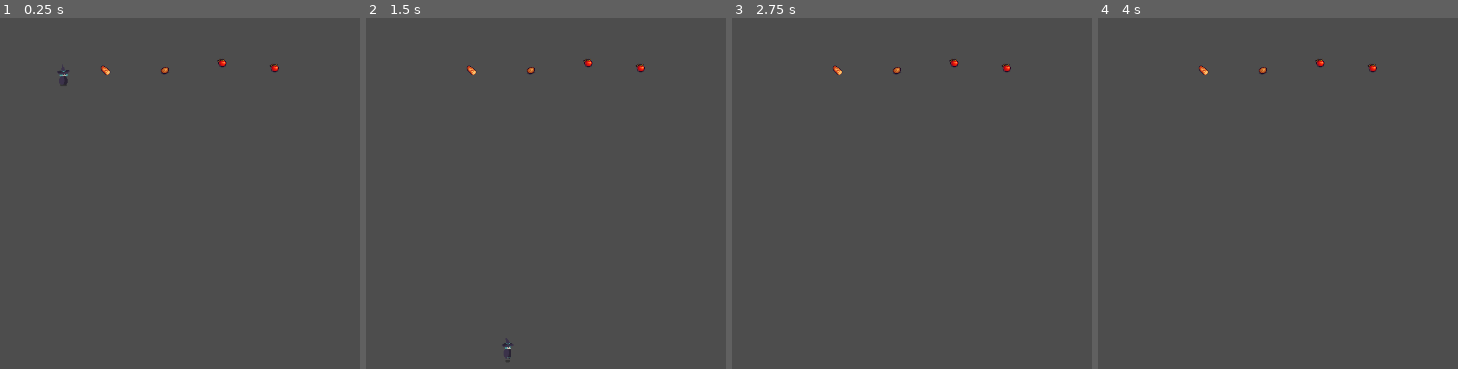
Above: before the commit, frames 1-4 (left to right).
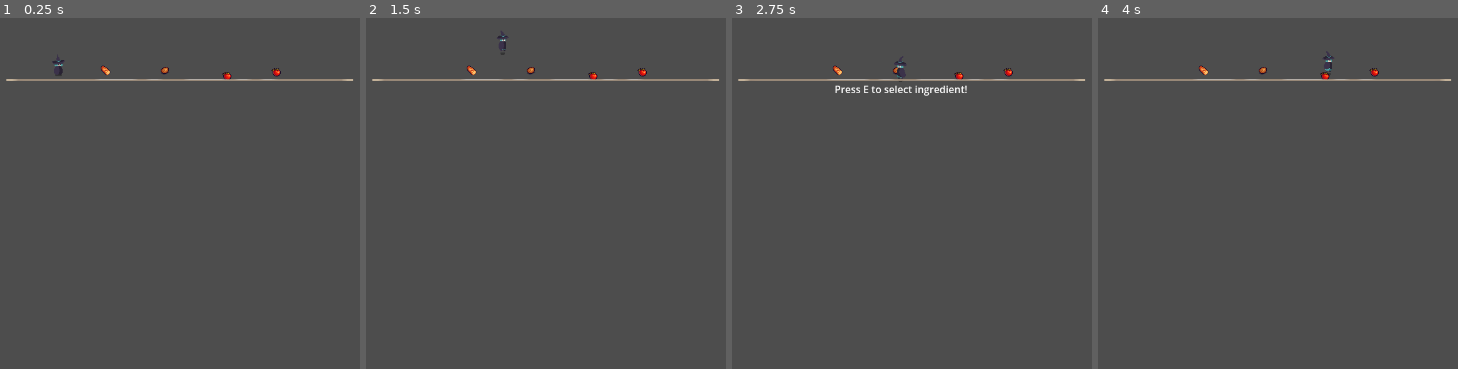
Above: after the commit, the same moments.

Repository: jerichom08/csci499-capstone
Game: Godot game, scene res://scenes/puzzles/puzzle_2/puzzle_2.tscn
Two runs of this game, one before a commit and one after it. Both use one fixed random seed, a clock stepped at 60 frames per second and the inputs below.
Inputs:
- Up to frame 1 (0.25 s): no input
- Up to frame 2 (1.5 s): tap Enter (ui_accept) at 0.5, 1.25 s; hold Right (move_right) from 0.53 s (still down); tap E (interact, bound only after the commit) at 0.6 s; tap Up (jump) at 0.77 s; tap Z (attack) at 1.35 s
- Up to frame 3 (2.75 s): tap Up (jump) at 1.52 s; tap E (interact, bound only after the commit) at 1.55, 2.1 s; tap Enter (ui_accept) at 2 s; release Right (move_right) at 2.03 s; hold Left (move_left) from 2.03 s (still down)
- Up to frame 4 (4 s): tap E (interact, bound only after the commit) at 2.75, 2.85, 3.8 s; release Left (move_left) at 2.78 s; hold Right (move_right) from 2.78 s (still down); tap Up (jump) at 3.02, 3.77 s; tap Enter (ui_accept) at 3.5 s; tap Z (attack) at 3.6 s

The runs differ from the first frame. In frame 1, 0.9% of the frame differs, in the area x 1-99%, y 10-20%; in frame 2, 0.9%; in frame 3, 1.2%, in the area x 1-99%, y 10-23%; in frame 4, 0.8%.

Commit message:
puzzle 2 and interaction working

Diff:
--- a/project.godot
+++ b/project.godot
@@ -46,6 +46,11 @@
 "events": [Object(InputEventKey,"resource_local_to_scene":false,"resource_name":"","device":-1,"window_id":0,"alt_press …(192 unchanged characters)…
 ]
 }
+interact={
+"deadzone": 0.2,
+"events": [Object(InputEventKey,"resource_local_to_scene":false,"resource_name":"","device":0,"window_id":0,"alt_pressed":false,"shift_pressed":false,"ctrl_pressed":false,"meta_pressed":false,"pressed":false,"keycode":0,"physical_keycode":69,"key_label":0,"unicode":0,"location":0,"echo":false,"script":null)
+]
+}
 
 [physics]
 
--- a/scenes/puzzles/puzzle_2/ingredient_station.gd
+++ b/scenes/puzzles/puzzle_2/ingredient_station.gd
@@ -9,14 +9,14 @@
 var player_in_range : bool = false
 
 @onready var interaction_label = $InteractionLabel
-@onready var audio_player = $AudioStreamPlayer2D
+@onready var audio_player = $AudioStreamPlayer2D2
 
 func _ready() -> void:
 	body_entered.connect(_on_body_entered)
 	body_exited.connect(_on_body_exited)
 
 	if interaction_label:
-		interaction_label.visable = false
+		interaction_label.visible = false
 
 func _process(delta: float) -> void:
 	if player_in_range and Input.is_action_just_pressed(interact_action):
@@ -34,12 +34,12 @@
 	if body.name == "Player":
 		player_in_range = true;
 
-	if interaction_label:
-		interaction_label.visable = true
+		if interaction_label:
+			interaction_label.visible = true
 
 func _on_body_exited(body: Node) -> void:
 	if body.name == "Player":
 		player_in_range = false
 
 		if interaction_label:
-			interaction_label.visable = false
+			interaction_label.visible = false
--- a/scenes/puzzles/puzzle_2/ingredient_station.tscn
+++ b/scenes/puzzles/puzzle_2/ingredient_station.tscn
@@ -13,7 +13,7 @@
 scale = Vector2(2.9375, 3.5)
 
 [node name="CollisionShape2D" type="CollisionShape2D" parent="." unique_id=1826862868]
-position = Vector2(58.875, 40.5625)
+position = Vector2(62, 41)
 shape = SubResource("RectangleShape2D_gclkt")
 
 [node name="Label" type="Label" parent="." unique_id=1462421146]
@@ -23,4 +23,4 @@
 offset_bottom = -17.0
 
 [node name="AudioStreamPlayer2D" type="AudioStreamPlayer2D" parent="." unique_id=583710811]
-position = Vector2(118, 70)
+position = Vector2(62, 41)
--- a/scenes/puzzles/puzzle_2/puzzle_2.tscn
+++ b/scenes/puzzles/puzzle_2/puzzle_2.tscn
@@ -3,24 +3,29 @@
 [ext_resource type="Script" uid="uid://8sbnk07crufp" path="res://scenes/puzzles/puzzle_2/puzzle_2.gd" id="1_6fjad"]
 [ext_resource type="PackedScene" uid="uid://bxxay0en10aln" path="res://scenes/puzzles/puzzle_2/ingredient_station.tscn" id="2_lufmg"]
 [ext_resource type="Texture2D" uid="uid://c7ys41jtq1dub" path="res://assets/images/food/Bread.png" id="3_v37ne"]
+[ext_resource type="AudioStream" uid="uid://7iwcd3o8gbfy" path="res://assets/sounds temp/magic sounds/Retro Instrument - crystal - C00.wav" id="4_7mh17"]
 [ext_resource type="Texture2D" uid="uid://b45jt5o22xvwa" path="res://assets/images/food/Potato.png" id="5_13pu0"]
+[ext_resource type="AudioStream" uid="uid://7tdqw0jyc5un" path="res://assets/sounds temp/magic sounds/Retro Instrument - crystal - C01.wav" id="6_g3y8l"]
 [ext_resource type="Texture2D" uid="uid://choj3367pq3jt" path="res://assets/images/food/Tomato.png" id="6_m2k3y"]
 [ext_resource type="PackedScene" uid="uid://pg6ytaryk6y" path="res://scenes/player.tscn" id="6_v37ne"]
+[ext_resource type="AudioStream" uid="uid://basyt4fu3r8oc" path="res://assets/sounds temp/magic sounds/Retro Instrument - crystal - C02.wav" id="7_a0e76"]
+[ext_resource type="Texture2D" uid="uid://1rl62nkrcgye" path="res://assets/images/UI/play_button.png" id="7_efsmh"]
+[ext_resource type="AudioStream" uid="uid://ceamjxp4qdmtc" path="res://assets/sounds temp/magic sounds/Retro Instrument - crystal - C03.wav" id="9_n7xxv"]
 
 [sub_resource type="RectangleShape2D" id="RectangleShape2D_ut5w6"]
-size = Vector2(7, 8)
+size = Vector2(15.25, 19)
 
 [sub_resource type="RectangleShape2D" id="RectangleShape2D_v37ne"]
-size = Vector2(14, 12)
+size = Vector2(17, 13)
 
 [sub_resource type="RectangleShape2D" id="RectangleShape2D_efsmh"]
-size = Vector2(10.5, 10.5)
+size = Vector2(15.25, 17.25)
 
 [sub_resource type="RectangleShape2D" id="RectangleShape2D_13pu0"]
 
-[sub_resource type="SegmentShape2D" id="SegmentShape2D_v37ne"]
-a = Vector2(-84, -10)
-b = Vector2(287, -10)
+[sub_resource type="SegmentShape2D" id="SegmentShape2D_efsmh"]
+a = Vector2(399, 5)
+b = Vector2(-161, 6)
 
 [node name="Puzzle2" type="Node2D" unique_id=319686756]
 position = Vector2(673, 304)
@@ -40,41 +45,65 @@
 texture = ExtResource("3_v37ne")
 
 [node name="CollisionShape2D2" type="CollisionShape2D" parent="Node2D/BreadStation" unique_id=996023612]
-position = Vector2(-7, 0)
+position = Vector2(9, 8)
 shape = SubResource("RectangleShape2D_ut5w6")
 
 [node name="AudioStreamPlayer2D2" type="AudioStreamPlayer2D" parent="Node2D/BreadStation" unique_id=1778468145]
-position = Vector2(3, 3)
+position = Vector2(-4, 10)
+stream = ExtResource("4_7mh17")
+
+[node name="InteractionLabel" type="Label" parent="Node2D/BreadStation" unique_id=1206841964]
+offset_left = -119.0
+offset_top = 30.0
+offset_right = 94.0
+offset_bottom = 53.0
+text = "Press E to select ingredient!"
 
 [node name="TomatoStation" parent="Node2D" unique_id=64900405 instance=ExtResource("2_lufmg")]
-position = Vector2(29, -92)
+position = Vector2(31, -92)
 ingredient_name = "tomato"
 
 [node name="Sprite2D2" type="Sprite2D" parent="Node2D/TomatoStation" unique_id=840835136]
-position = Vector2(46, -7)
+position = Vector2(52, 14)
 texture = ExtResource("6_m2k3y")
 
 [node name="CollisionShape2D2" type="CollisionShape2D" parent="Node2D/TomatoStation" unique_id=1688479350]
-position = Vector2(46, -7)
+position = Vector2(53, 13.5)
 shape = SubResource("RectangleShape2D_v37ne")
 
 [node name="AudioStreamPlayer2D2" type="AudioStreamPlayer2D" parent="Node2D/TomatoStation" unique_id=797793946]
-position = Vector2(50, -9)
+position = Vector2(55.5, 12)
+stream = ExtResource("6_g3y8l")
+
+[node name="InteractionLabel" type="Label" parent="Node2D/TomatoStation" unique_id=578863753]
+offset_left = -65.0
+offset_top = 29.0
+offset_right = 148.0
+offset_bottom = 52.0
+text = "Press E to select ingredient!"
 
 [node name="AppleStation" parent="Node2D" unique_id=117465391 instance=ExtResource("2_lufmg")]
 position = Vector2(160, -67)
 ingredient_name = "apple"
 
 [node name="Sprite2D2" type="Sprite2D" parent="Node2D/AppleStation" unique_id=501839380]
-position = Vector2(-1, -24)
+position = Vector2(2, -17)
 texture = ExtResource("6_m2k3y")
 
 [node name="CollisionShape2D2" type="CollisionShape2D" parent="Node2D/AppleStation" unique_id=587312550]
-position = Vector2(5, -27)
+position = Vector2(3, -17)
 shape = SubResource("RectangleShape2D_efsmh")
 
 [node name="AudioStreamPlayer2D2" type="AudioStreamPlayer2D" parent="Node2D/AppleStation" unique_id=983119253]
 position = Vector2(-1, -40)
+stream = ExtResource("7_a0e76")
+
+[node name="InteractionLabel" type="Label" parent="Node2D/AppleStation" unique_id=1343192209]
+offset_left = -102.0
+offset_top = 3.0
+offset_right = 111.0
+offset_bottom = 26.0
+text = "Press E to select ingredient!"
 
 [node name="PotatoStation" parent="Node2D" unique_id=597537310 instance=ExtResource("2_lufmg")]
 position = Vector2(-21, -116)
@@ -89,11 +118,27 @@
 shape = SubResource("RectangleShape2D_13pu0")
 
 [node name="AudioStreamPlayer2D2" type="AudioStreamPlayer2D" parent="Node2D/PotatoStation" unique_id=1852676415]
-position = Vector2(10, 25)
+position = Vector2(-11, 32)
+stream = ExtResource("9_n7xxv")
+
+[node name="InteractionLabel" type="Label" parent="Node2D/PotatoStation" unique_id=270488549]
+offset_left = -95.0
+offset_top = 48.0
+offset_right = 118.0
+offset_bottom = 71.0
+text = "Press E to select ingredient!"
 
 [node name="Player" parent="." unique_id=2085610372 instance=ExtResource("6_v37ne")]
-position = Vector2(-166, -61)
+position = Vector2(-174, -77)
 
-[node name="CollisionShape2D" type="CollisionShape2D" parent="." unique_id=1545971331]
-position = Vector2(-162, -45)
-shape = SubResource("SegmentShape2D_v37ne")
+[node name="StaticBody2D" type="StaticBody2D" parent="." unique_id=719085276]
+position = Vector2(189, -256)
+
+[node name="Sprite2D" type="Sprite2D" parent="StaticBody2D" unique_id=921915590]
+position = Vector2(-169.24998, 200)
+scale = Vector2(2.0237226, 0.023809524)
+texture = ExtResource("7_efsmh")
+
+[node name="CollisionShape2D" type="CollisionShape2D" parent="StaticBody2D" unique_id=1107821331]
+position = Vector2(-289, 195)
+shape = SubResource("SegmentShape2D_efsmh")
Not shown, added: assets/sounds temp/magic sounds/Retro Instrument - crystal - C00.wav.import
Not shown, added: assets/sounds temp/magic sounds/Retro Instrument - crystal - C01.wav.import
Not shown, added: assets/sounds temp/magic sounds/Retro Instrument - crystal - C02.wav.import
Not shown, added: assets/sounds temp/magic sounds/Retro Instrument - crystal - C03.wav.import
Not shown, added: assets/sounds temp/magic sounds/Retro Instrument - crystal - C00.wav
Not shown, added: assets/sounds temp/magic sounds/Retro Instrument - crystal - C01.wav
Not shown, added: assets/sounds temp/magic sounds/Retro Instrument - crystal - C02.wav
Not shown, added: assets/sounds temp/magic sounds/Retro Instrument - crystal - C03.wav
